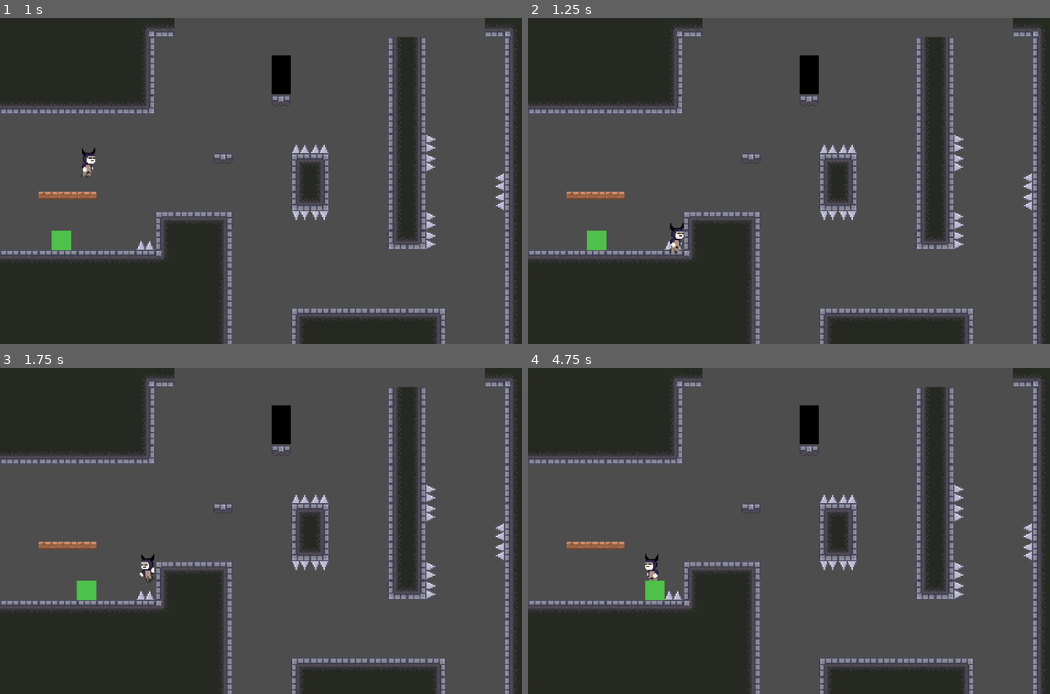
Above: before the commit, frames 1-4 (two rows, left to right).
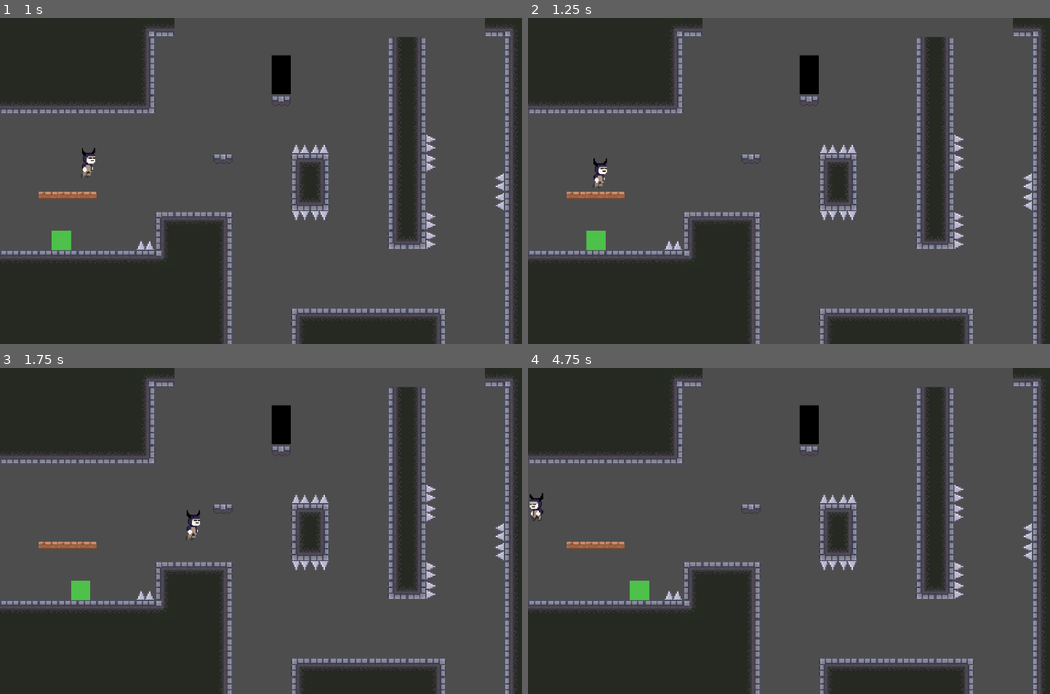
Above: after the commit, the same moments.

Repository: darwin712/RISE-UP
Game: Godot game, scene res://escenas/floor1/room_f_1_001.tscn
Two runs of this game, one before a commit and one after it. Both use one fixed random seed, a clock stepped at 60 frames per second and the inputs below.
Inputs:
- Up to frame 1 (1 s): tap Enter at 0.5 s; hold Right (Mover_derecha) from 0.53 s (still down); hold Down (agacharse) from 0.53 s (still down); tap Z (Saltar) at 0.77 s
- Up to frame 2 (1.25 s): keep holding Right (Mover_derecha); keep holding Down (agacharse)
- Up to frame 3 (1.75 s): keep holding Right (Mover_derecha); release Down (agacharse) at 1.28 s; tap Down (agacharse) at 1.35 s; tap Z (Saltar) at 1.52 s
- Up to frame 4 (4.75 s): release Right (Mover_derecha) at 2.03 s; hold Left (Mover_izquierda) 2.03-2.78 s; hold Down (agacharse) 2.03-2.78 s; hold Right (Mover_derecha) 2.78-4.28 s; tap Down (agacharse) at 2.85, 4.35 s; tap Z (Saltar) at 3.02, 3.77, 4.52 s; hold Down (agacharse) 3.53-4.28 s; hold Left (Mover_izquierda) from 4.28 s (still down)

Frame 1 is identical in both runs. In frame 2, 0.3% of the frame differs, in the area x 11-30%, y 42-73%; in frame 3, 0.4%; in frame 4, 0.6%, in the area x 0-27%, y 38-72%.

Commit message:
Pinchos Correjidos
Ahora nomas falta que los enemigos del Jovan puedan hacer daño, pero ahi si no se como

Diff:
--- a/assets/enemigos/arquero/character_body_2d.gd
+++ b/assets/enemigos/arquero/character_body_2d.gd
@@ -42,3 +42,8 @@
 		bala.rotation = direccion.angle()
 		if "direccion" in bala:
 			bala.direccion = direccion
+
+
+func _on_area_contacto_body_entered(body: Node2D) -> void:
+	if body.name == "jugador":
+		body.recibir_dano()
--- a/assets/enemigos/arquero/enemigo.tscn
+++ b/assets/enemigos/arquero/enemigo.tscn
@@ -15,7 +15,7 @@
 [node name="enemigo_arquero" type="Node2D" unique_id=1661687247]
 
 [node name="CharacterBody2D" type="CharacterBody2D" parent="." unique_id=2068356088]
-collision_mask = 3
+collision_layer = 16
 script = ExtResource("1_becj5")
 
 [node name="TimerDisparo" type="Timer" parent="CharacterBody2D" unique_id=305127210]
@@ -38,15 +38,19 @@
 position = Vector2(16, -1)
 
 [node name="AreaContacto" type="Area2D" parent="CharacterBody2D" unique_id=1827364502]
+collision_layer = 4
+collision_mask = 0
 
 [node name="CollisionShape2D" type="CollisionShape2D" parent="CharacterBody2D/AreaContacto" unique_id=1827364503]
 shape = SubResource("CapsuleShape2D_contacto")
 
 [node name="DamageBox" type="Area2D" parent="CharacterBody2D" unique_id=843023800]
-collision_layer = 0
+collision_layer = 4
 collision_mask = 2
 
 [node name="ColisionDaño" type="CollisionShape2D" parent="CharacterBody2D/DamageBox" unique_id=475995700]
-position = Vector2(0.5, -21.5)
+position = Vector2(0, -2)
 shape = SubResource("RectangleShape2D_snpa8")
 debug_color = Color(0.2286197, 0.68728924, 0.8173392, 0.41960785)
+
+[connection signal="body_entered" from="CharacterBody2D/AreaContacto" to="CharacterBody2D" method="_on_area_contacto_body_entered"]
--- a/escenas/reusos/damage_boxScript.gd
+++ b/escenas/reusos/damage_boxScript.gd
@@ -9,4 +9,4 @@
 # Called every frame. 'delta' is the elapsed time since the previous frame.
 func _on_body_entered(body: Node2D) -> void:
 	if body.name == "jugador":
-		body.detectar
+		body.recibir_dano()
--- a/escenas/reusos/jugador.tscn
+++ b/escenas/reusos/jugador.tscn
@@ -8,7 +8,7 @@
 [ext_resource type="Texture2D" uid="uid://kw04yssm4af" path="res://assets/personaje/MantySlide.png" id="5_10btl"]
 
 [sub_resource type="RectangleShape2D" id="RectangleShape2D_3flwq"]
-size = Vector2(13, 21)
+size = Vector2(10, 21)
 
 [sub_resource type="AtlasTexture" id="AtlasTexture_njcx7"]
 atlas = ExtResource("1_tml57")
@@ -140,18 +140,18 @@
 size = Vector2(10, 13)
 
 [sub_resource type="RectangleShape2D" id="RectangleShape2D_mti6b"]
-size = Vector2(10, 12)
+size = Vector2(8, 21)
 
-[node name="Jugador" type="CharacterBody2D" unique_id=2115649704 node_paths=PackedStringArray("animacion")]
+[node name="Jugador" type="CharacterBody2D" unique_id=2115649704 node_paths=PackedStringArray("animacion", "CollisionPersonaje")]
 collision_layer = 4
+collision_mask = 17
 script = ExtResource("1_tvt8f")
 animacion = NodePath("animacion")
+CollisionPersonaje = NodePath("hurtbox")
 
 [node name="CollisionPersonaje" type="CollisionShape2D" parent="." unique_id=1528434505]
 unique_name_in_owner = true
-visible = false
-light_mask = 2
-position = Vector2(0.5, -21.5)
+position = Vector2(0, -21.5)
 shape = SubResource("RectangleShape2D_3flwq")
 
 [node name="Camera2D" type="Camera2D" parent="." unique_id=747022163]
@@ -168,6 +168,7 @@
 
 [node name="CollisionPersonajeAgachado" type="CollisionShape2D" parent="." unique_id=1684356368]
 unique_name_in_owner = true
+visible = false
 position = Vector2(0, -18)
 shape = SubResource("RectangleShape2D_4kxuq")
 
@@ -178,5 +179,7 @@
 collision_mask = 2
 
 [node name="CollisionShape2D" type="CollisionShape2D" parent="hurtbox" unique_id=687999248]
-position = Vector2(-1, -4)
+position = Vector2(-1, -7.5)
 shape = SubResource("RectangleShape2D_mti6b")
+
+[connection signal="body_entered" from="hurtbox" to="." method="_on_hurtbox_body_entered"]
--- a/escenas/reusos/jugadorScripts.gd
+++ b/escenas/reusos/jugadorScripts.gd
@@ -49,6 +49,7 @@
 
 
 func respawn():
+	recibir_dano()
 	self.global_position = posInicial
 	velocity = Vector2.ZERO
 
@@ -177,5 +178,8 @@
 	move_and_slide()
 
 
-func _on_damage_box_body_entered(body: Node2D) -> void:
-	pass # Replace with function body.
+
+
+
+func _on_hurtbox_body_entered(body: Node2D) -> void:
+	respawn()
--- a/project.godot
+++ b/project.godot
@@ -56,6 +56,7 @@
 2d_physics/layer_2="TileDaño"
 2d_physics/layer_3="Jugador"
 2d_physics/layer_4="Item"
+2d_physics/layer_5="enemigo"
 
 [physics]
 
